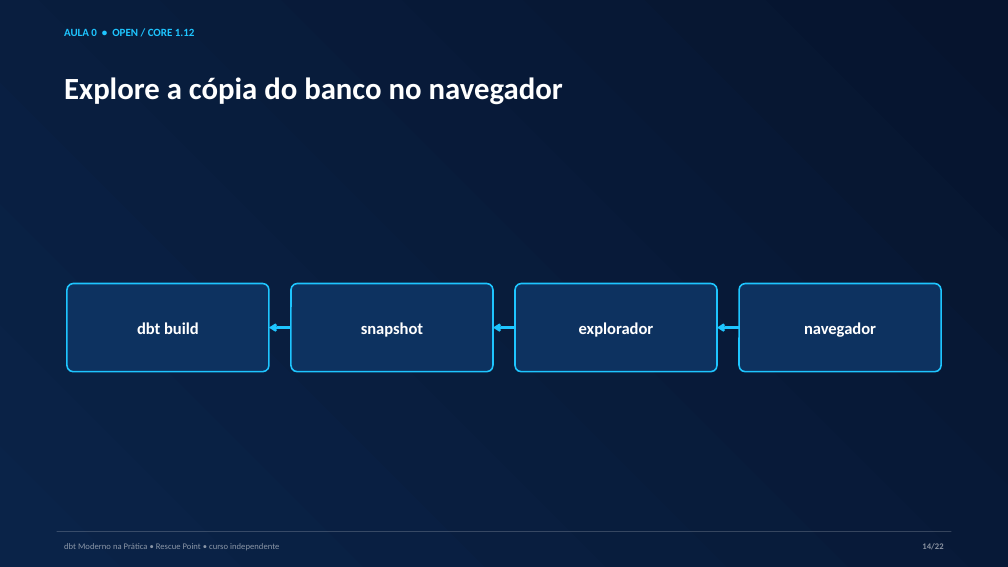
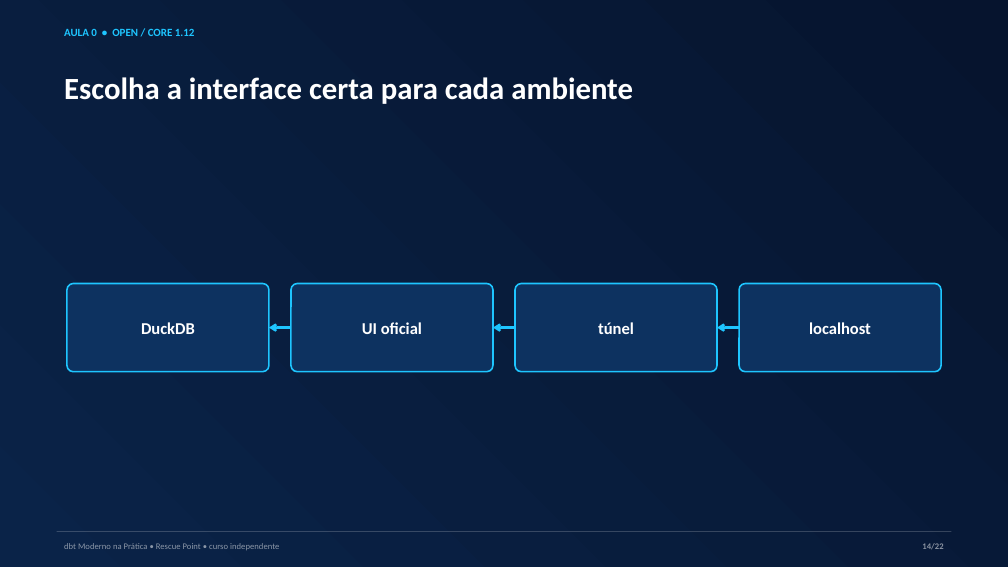
Before and after one commit to AnselmoBorges/dbt-moderno-na-pratica, a slide deck: slide 14 of assets/decks/aula-00-ambiente.pptx. Drawn at 1008x567 pixels with LibreOffice and Linux fonts; fonts in the diff are those of the drawing. Boxes give left, top, right and bottom in pixels: in the first picture for what was removed or moved away, otherwise in the second. Text is boxed around its words. In the diff, an @@ line names an element or a change of style, - is before the commit and + after.

Commit message:
docs: atualiza Aula 0 com DuckDB UI por túnel

```diff
--- a/assets/decks/aula-00-ambiente.pptx
+++ b/assets/decks/aula-00-ambiente.pptx
@@ text at (x1=64, y1=77, x2=633, y2=104): text changed @@
-Explore a cópia do banco no navegador
+Escolha a interface certa para cada ambiente
@@ text in rounded rectangle at (x1=141, y1=322, x2=195, y2=334): text changed @@
-dbt build
+DuckDB
@@ text in rounded rectangle at (x1=362, y1=322, x2=422, y2=334): text changed @@
-snapshot
+UI oficial
@@ text in rounded rectangle at (x1=598, y1=322, x2=634, y2=334): text changed @@
-explorador
+túnel
@@ text in rounded rectangle at (x1=809, y1=322, x2=871, y2=334): text changed @@
-navegador
+localhost
```
Also in this commit, not shown: 3 other slides changed, 3 other files.
